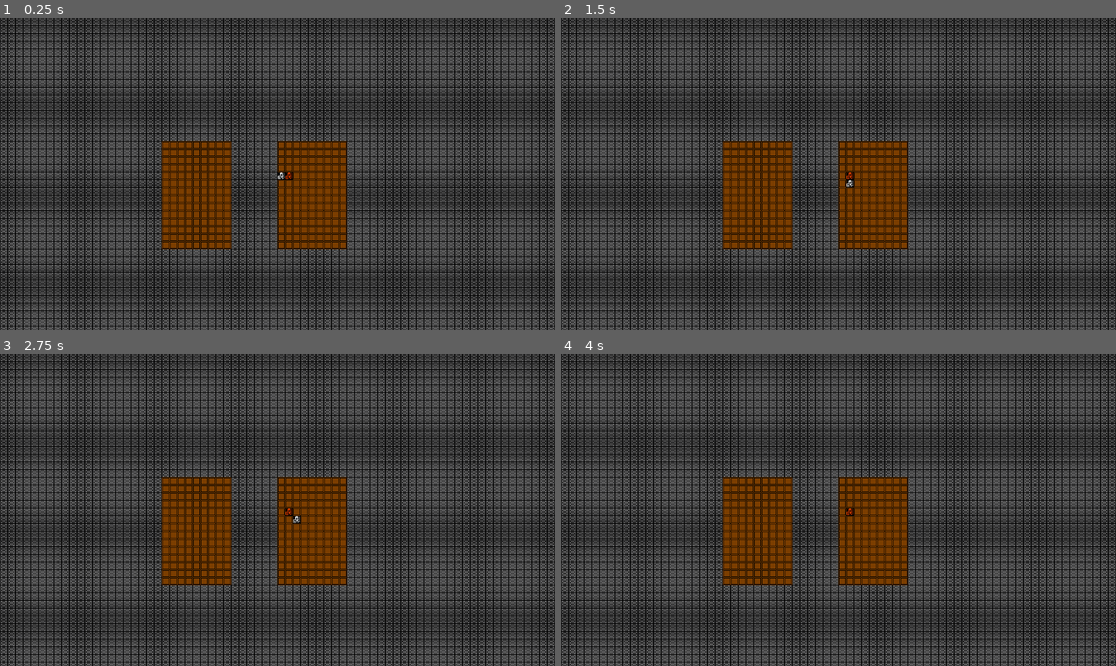
Above: before the commit, frames 1-4 (two rows, left to right).
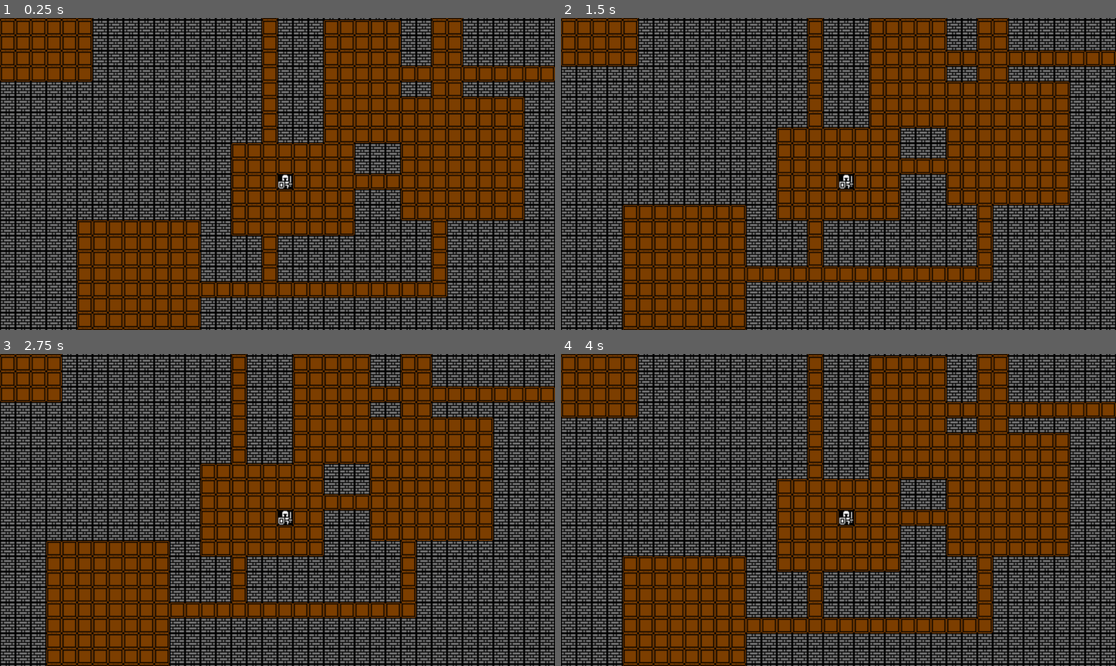
Above: after the commit, the same moments.

Repository: Smoresies/RoguelikeTutorial
Game: Godot game, scene res://src/Game/game.tscn
Two runs of this game, one before a commit and one after it. Both use one fixed random seed, a clock stepped at 60 frames per second and the inputs below.
Inputs:
- Up to frame 1 (0.25 s): no input
- Up to frame 2 (1.5 s): tap Enter at 0.5 s; hold Right (ui_right) 0.53-1.28 s; tap Space at 1.25 s; hold Down (ui_down) from 1.28 s (still down)
- Up to frame 3 (2.75 s): tap Enter at 2 s; release Down (ui_down) at 2.03 s; hold Right (ui_right) from 2.03 s (still down)
- Up to frame 4 (4 s): tap Space at 2.75 s; release Right (ui_right) at 2.78 s; hold Up (ui_up) 2.78-3.53 s; tap Enter at 3.5 s; hold Left (ui_left) from 3.53 s (still down)

The runs differ from the first frame. In frame 1, 78% of the frame differs, in the area x 0-100%, y 0-100%; in frame 2, 78%; in frame 3, 78%; in frame 4, 78%.

Commit message:
End Ch3 - Dungeon creates itself, tunnels between, and the player now has a camera following them.

Diff:
--- a/src/Game/game.gd
+++ b/src/Game/game.gd
@@ -12,12 +12,12 @@
 
 # Init all the things!
 func _ready() -> void:
-	var player_start_pos: Vector2i = Grid.world_to_grid(get_viewport_rect().size.floor() / 2)
-	player = Entity.new(player_start_pos, player_definition)
+	player = Entity.new(Vector2i.ZERO, player_definition)
+	var camera: Camera2D = $Camera2D
+	remove_child(camera)
+	player.add_child(camera)
 	entities.add_child(player)
-	var npc := Entity.new(player_start_pos + Vector2i.RIGHT, player_definition)
-	npc.modulate = Color.ORANGE_RED
-	entities.add_child(npc)
+	map.generate(player)
 
 # process to handle actions
 func _physics_process(delta: float) -> void:
--- a/src/Game/game.tscn
+++ b/src/Game/game.tscn
@@ -18,3 +18,6 @@
 script = ExtResource("4_o5qxn")
 
 [node name="Entities" type="Node2D" parent="."]
+
+[node name="Camera2D" type="Camera2D" parent="."]
+zoom = Vector2(2, 2)
--- a/src/Game/map.gd
+++ b/src/Game/map.gd
@@ -8,8 +8,8 @@
 var map_data: MapData
 
 # Creates map_data, then calls _place_tiles()
-func _ready():
-	map_data = dungeon_generator.generate_dungeon()
+func generate(player: Entity):
+	map_data = dungeon_generator.generate_dungeon(player)
 	_place_tiles()
 
 # Attaches all the tiles in map_data to be children of Map node
--- a/src/Map/dungeon_generator.gd
+++ b/src/Map/dungeon_generator.gd
@@ -5,6 +5,11 @@
 @export_category("Map Dimensions")
 @export var map_width: int = 80
 @export var map_height: int = 45
+
+@export_category("Rooms RNG")
+@export var max_rooms: int = 30
+@export var room_max_size: int = 10
+@export var room_min_size: int = 6
 
 # Create some random number
 var _rng := RandomNumberGenerator.new()
@@ -26,14 +31,72 @@
 		for x in range(inner.position.x, inner.end.x + 1):
 			_carve_tile(dungeon, x, y)
 
-# actually generate a dungeon, right now just carves 2 rooms.
-func generate_dungeon() -> MapData:
+# Create horizontal tunnels between rooms
+func _tunnel_horizontal(dungeon: MapData, y: int, x_start: int, x_end: int) -> void:
+	var x_min: int = mini(x_start, x_end)
+	var x_max: int = maxi(x_start, x_end)
+	for x in range(x_min, x_max + 1):
+		_carve_tile(dungeon, x, y)
+
+# Create vertical tunnels between rooms
+func _tunnel_vertical(dungeon: MapData, x: int, y_start: int, y_end: int) -> void:
+	var y_min: int = mini(y_start, y_end)
+	var y_max: int = maxi(y_start, y_end)
+	for y in range(y_min, y_max + 1):
+		_carve_tile(dungeon, x, y)
+
+# Create an L shaped tunnel
+func _tunnel_between(dungeon: MapData, start: Vector2i, end: Vector2i) -> void:
+	if _rng.randf() < 0.5:
+		_tunnel_horizontal(dungeon, start.y, start.x, end.x)
+		_tunnel_vertical(dungeon, end.x, start.y, end.y)
+	else:
+		_tunnel_vertical(dungeon, start.x, start.y, end.y)
+		_tunnel_horizontal(dungeon, end.y, start.x, end.x)
+
+# Actually generate a dungeon, also places character in middle of first room
+func generate_dungeon(player: Entity) -> MapData:
 	var dungeon := MapData.new(map_width, map_height)
 
-	var room_1 := Rect2i(20, 15, 10, 15)
-	var room_2 := Rect2i(35, 15, 10, 15)
+	var rooms: Array[Rect2i] = []
 
-	_carve_room(dungeon, room_1)
-	_carve_room(dungeon, room_2)
+	# tries to make a room for max number of possible rooms, not all work
+	for _try_room in max_rooms:
+		# Size of room in dungeon
+		var room_width: int = _rng.randi_range(room_min_size, room_max_size)
+		var room_height: int = _rng.randi_range(room_min_size, room_max_size)
+
+		# Location in dungeon
+		var x: int = _rng.randi_range(0, dungeon.width - room_width - 1)
+		var y: int = _rng.randi_range(0, dungeon.height - room_height - 1)
+
+		# Create the Rect for room
+		var new_room := Rect2i(x, y, room_width, room_height)
+
+		# Secret tool we use for later
+		var has_intersections := false
+		# For each created room...
+		for room in rooms:
+			# Check if it intersects with new room
+			if room.intersects(new_room.grow(-1)):
+				has_intersections = true
+				break
+		# If any intersected, cancel this room
+		if has_intersections:
+			continue
+
+		# If we got this far we can make the new room.
+		_carve_room(dungeon, new_room)
+
+		# If this is first room, set player position
+		if rooms.is_empty():
+			player.grid_position = new_room.get_center()
+		# If this isn't the first room...
+		# Create a tunnel between last room made and this one
+		else:
+			_tunnel_between(dungeon, rooms.back().get_center(), new_room.get_center())
+
+		# Add newly made room to array
+		rooms.append(new_room)
 
 	return dungeon
